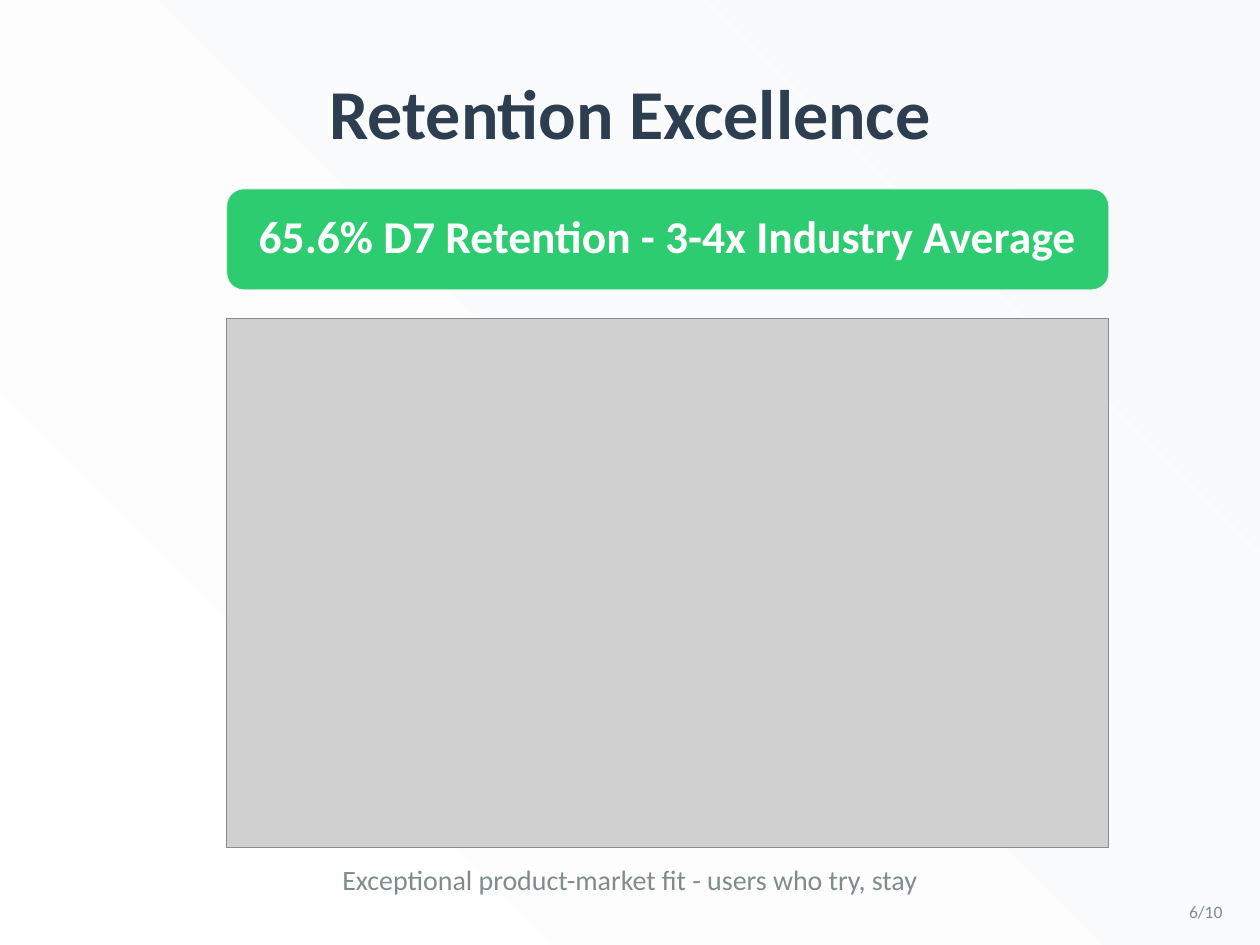
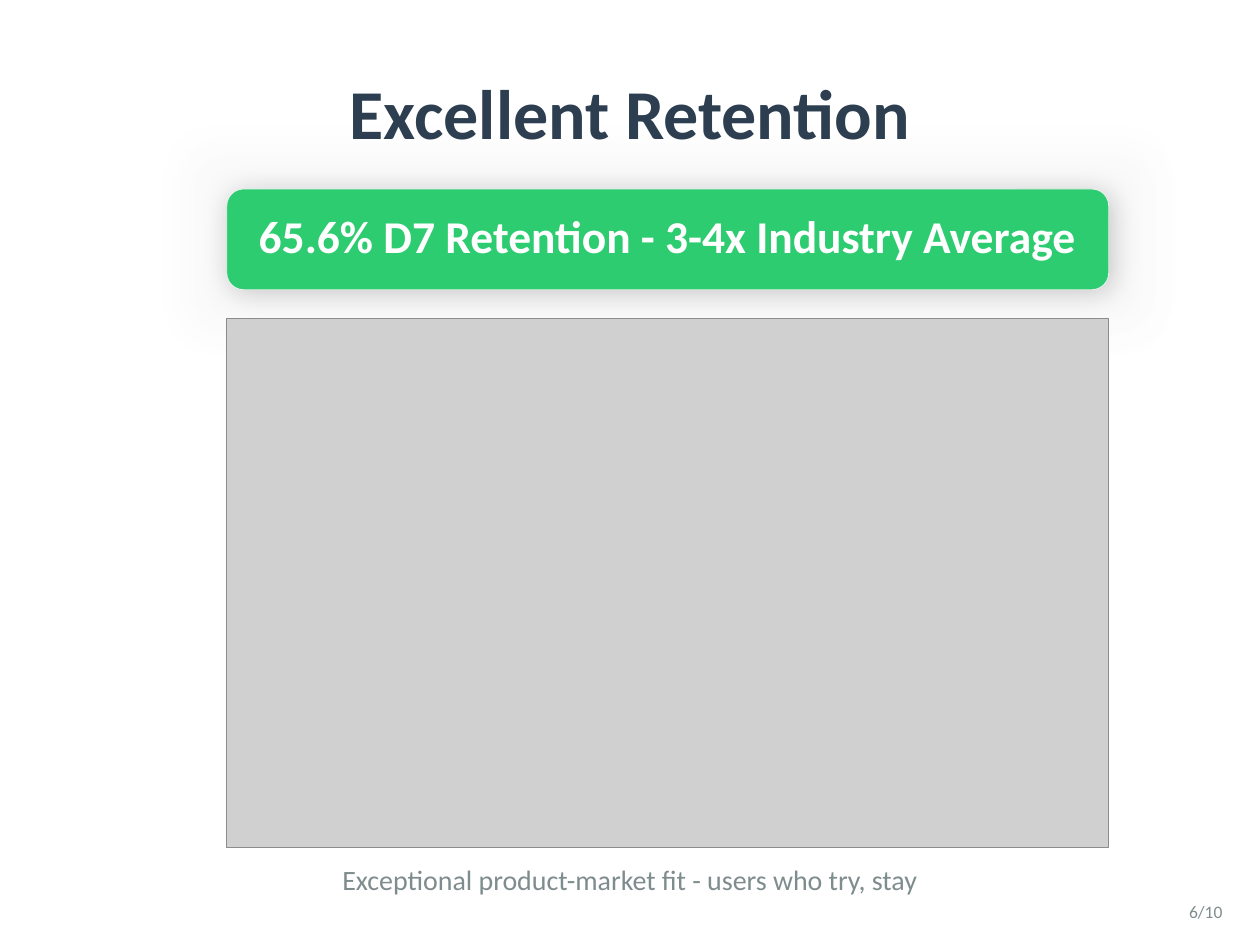
Before and after one commit to yiwei79/GameData_Analysis_Projects, a slide deck: slide 6 of Delivery 1 KPIs/Deliverables/Game_Analytics_Presentation.pptx. Drawn at 1260x945 pixels with LibreOffice and Linux fonts; fonts in the diff are those of the drawing; grey boxes stand for pictures. Boxes give left, top, right and bottom in pixels: in the first picture for what was removed or moved away, otherwise in the second. Text is boxed around its words. In the diff, an @@ line names an element or a change of style, - is before the commit and + after.

```diff
--- a/Delivery 1 KPIs/Deliverables/Game_Analytics_Presentation.pptx
+++ b/Delivery 1 KPIs/Deliverables/Game_Analytics_Presentation.pptx
@@ background gradient #FFFFFF to #F8F9FA to #FFFFFF @@
@@ text at (350,90,910,140): text changed @@
-Retention Excellence
+Excellent Retention
@@ rounded rectangle at (227,189,1109,290): shadow on @@
```
Also in this commit, not shown: 9 other slides changed, 1 slide added, 4 other files.
